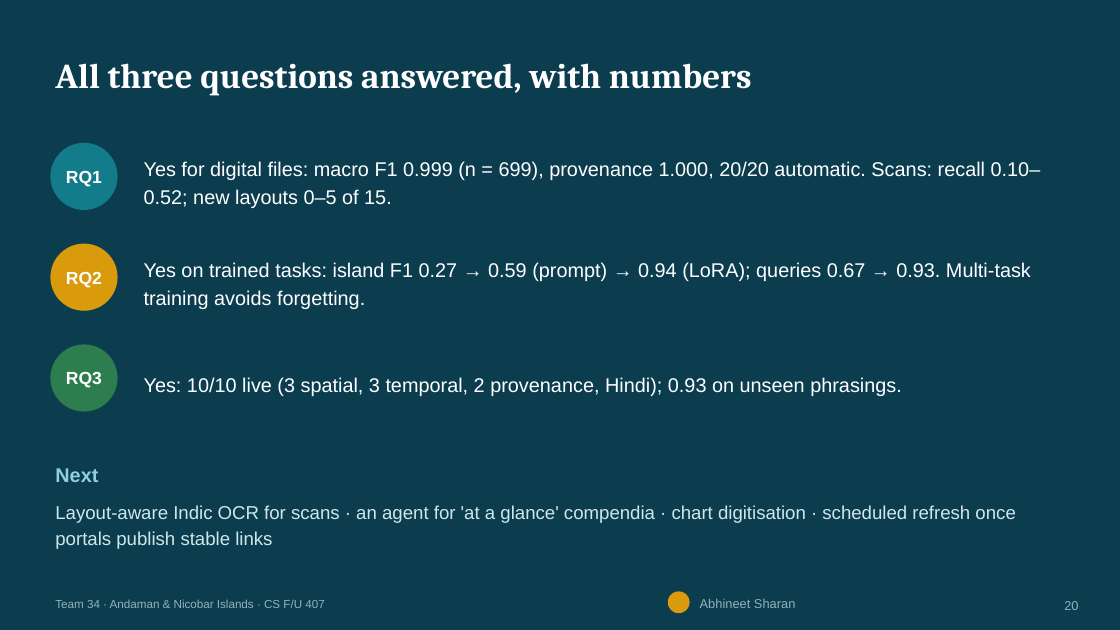
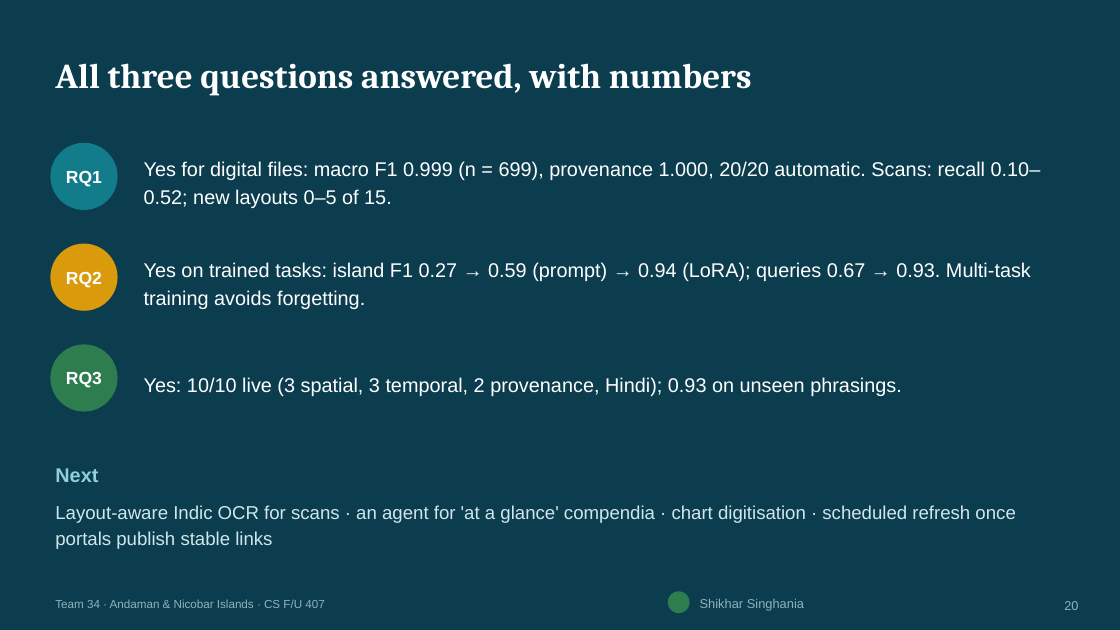
Before and after one commit to yababa-s/agriculture-assignment, a slide deck: slide 20 of reports/out/34_AN_PRESENTATION_v1.pptx. Drawn at 1120x630 pixels with LibreOffice and Linux fonts; fonts in the diff are those of the drawing. Boxes give left, top, right and bottom in pixels: in the first picture for what was removed or moved away, otherwise in the second. Text is boxed around its words. In the diff, an @@ line names an element or a change of style, - is before the commit and + after.

```diff
--- a/reports/out/34_AN_PRESENTATION_v1.pptx
+++ b/reports/out/34_AN_PRESENTATION_v1.pptx
@@ ellipse at bbox=[668, 592, 690, 613]: fill #D99A0B to #2E7D4F @@
@@ text at bbox=[700, 599, 804, 611]: text changed @@
-Abhineet Sharan
+Shikhar Singhania
```
Also in this commit, not shown: 14 other slides changed, 13 other files.
